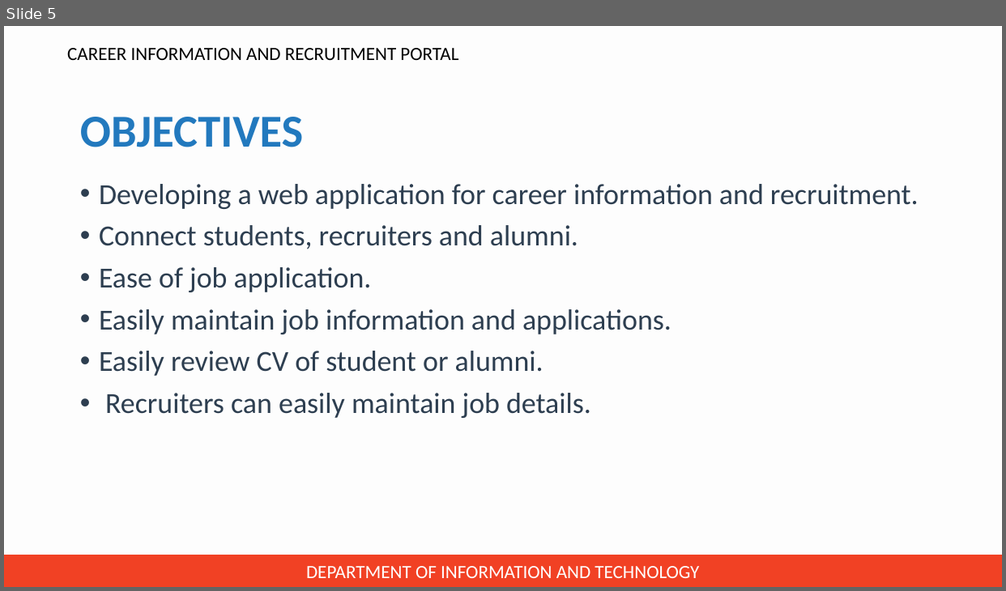
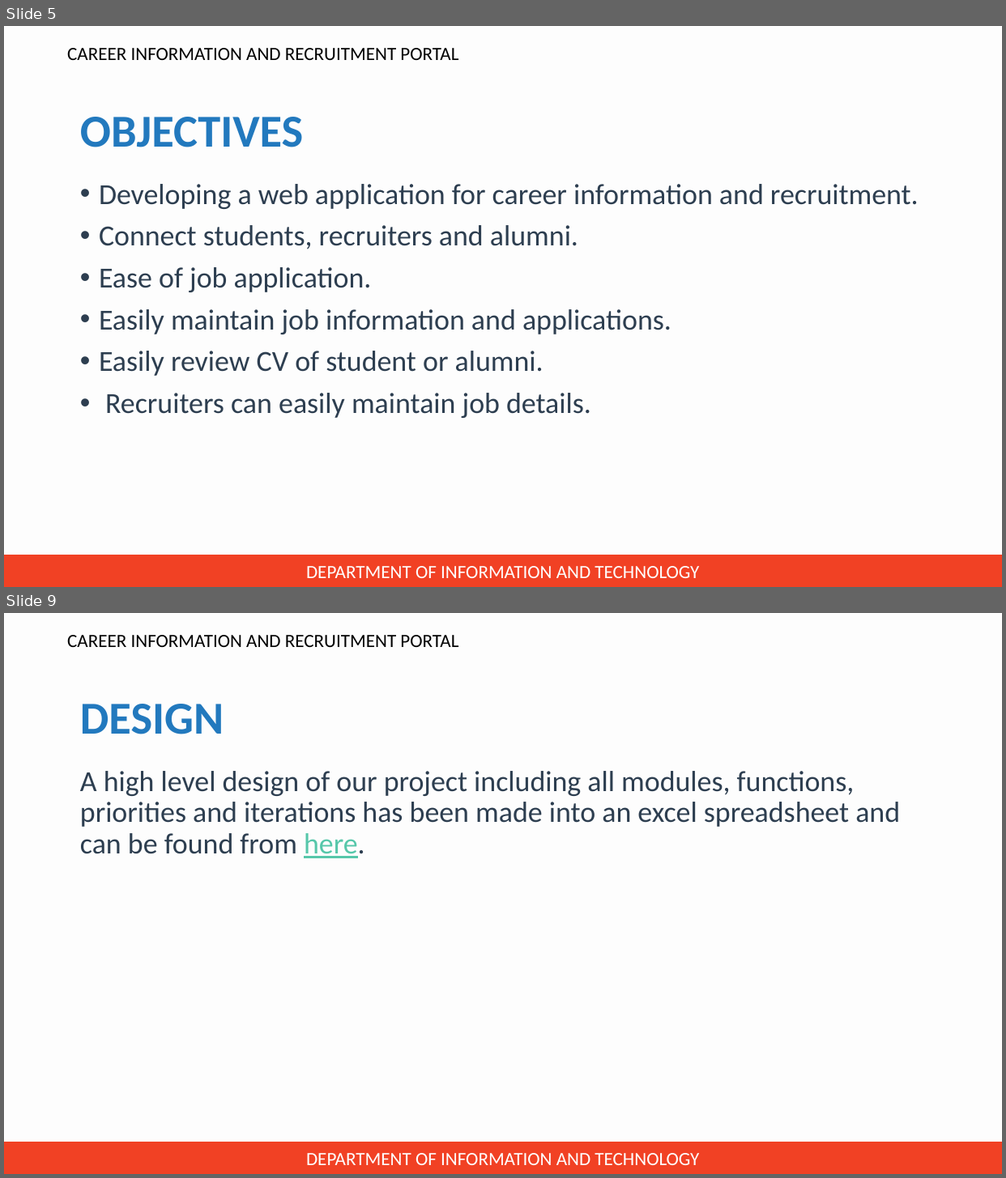
Before and after one commit to jincy-p-janardhanan/Career-Information-and-Recruitment-Portal, a slide deck: Presentation for zeroth review/PPT for zeroth review.pptx. Shown one above the other, each under a label of ours: slide 5 before the commit, slides 5 and 9 after it; the slides between them are not shown. The pictures are 1006x591 and 1006x1178 pixels, drawn with LibreOffice and Linux fonts; fonts in the diff are those of the drawing; background and template pictures are left out. Boxes give left, top, right and bottom in pixels: in the first picture for what was removed or moved away, otherwise in the second. Text is boxed around its words. In the diff, an @@ line names an element or a change of style, - is before the commit and + after.

```diff
--- a/Presentation for zeroth review/PPT for zeroth review.pptx
+++ b/Presentation for zeroth review/PPT for zeroth review.pptx
@@ slide 9 added at bbox=[4, 613, 1002, 1174], background #F2F2F2 at 9% opacity; not listed: 2 template elements that a slide beside it also shows @@
@@ title added at bbox=[80, 704, 224, 735], 44 pt, text #2279BE, bold @@
+DESIGN
@@ text added at bbox=[80, 771, 900, 858], 28 pt, text #2D3E50 @@
+A high level design of our project including all modules, functions, priorities and iterations has been made into an excel spreadsheet and can be found from here.
```
Also in this commit, not shown: 5 slides changed, 28 other slides added, 2 slides removed.
